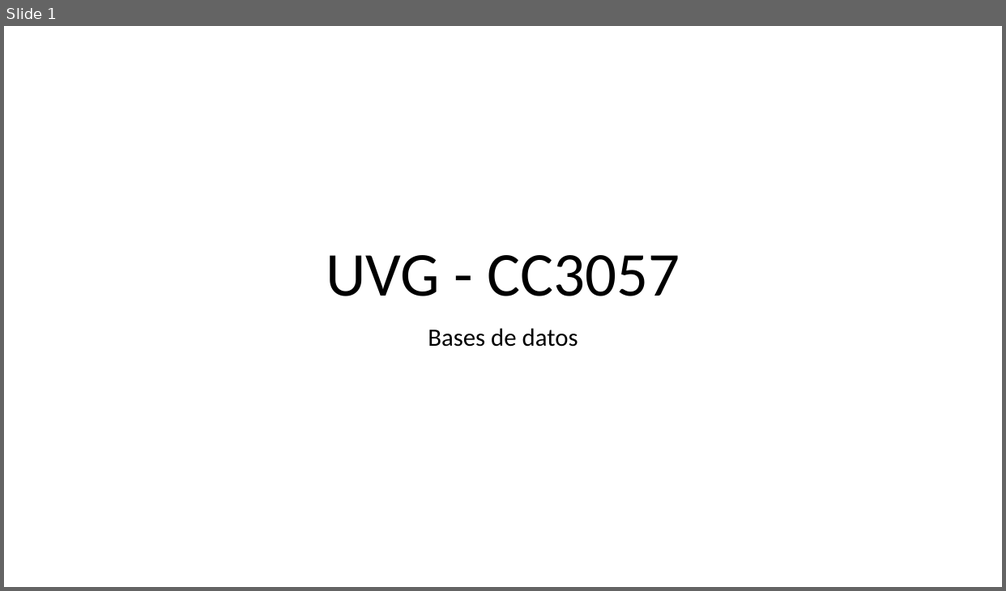
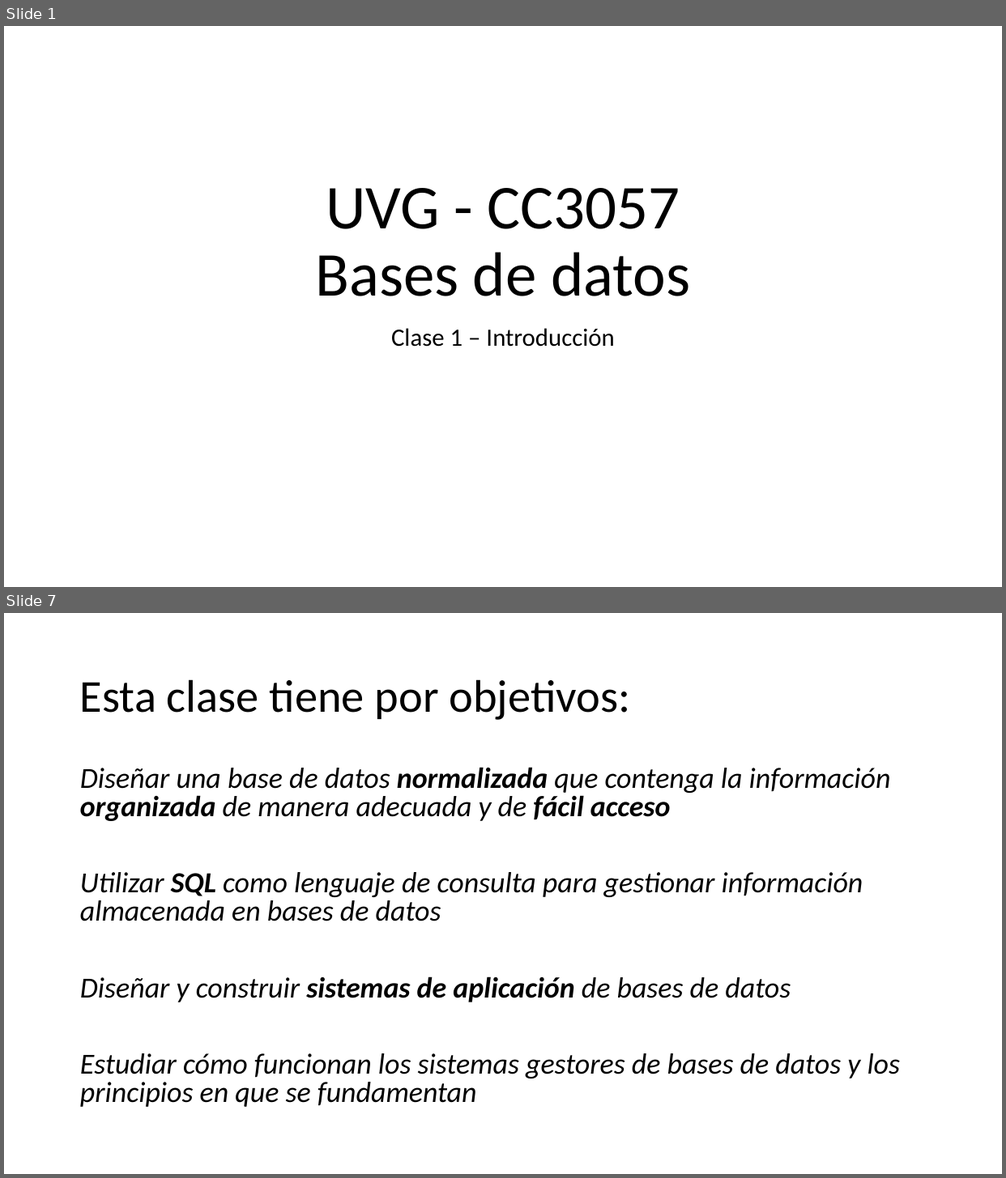
Before and after one commit to hectorh30/cc3057-2017, a slide deck: clases/clase1-introduccion/clase1.pptx. Shown one above the other, each under a label of ours: slide 1 before the commit, slides 1 and 7 after it; the slides between them are not shown. The pictures are 1006x591 and 1006x1178 pixels, drawn with LibreOffice and Linux fonts; fonts in the diff are those of the drawing. Boxes give left, top, right and bottom in pixels: in the first picture for what was removed or moved away, otherwise in the second. Text is boxed around its words. In the diff, an @@ line names an element or a change of style, - is before the commit and + after.

```diff
--- a/clases/clase1-introduccion/clase1.pptx
+++ b/clases/clase1-introduccion/clase1.pptx
@@ slide 7 added at bbox=[4, 613, 1002, 1174], background #FFFFFF @@
@@ title added at bbox=[80, 679, 630, 720], 44 pt, text #000000 @@
+Esta clase tiene por objetivos:
@@ text added at bbox=[80, 767, 901, 1107], 28 pt, text #000000, italic @@
+Diseñar una base de datos normalizada que contenga la información organizada de manera adecuada y de fácil acceso
+Utilizar SQL como lenguaje de consulta para gestionar información almacenada en bases de datos
+Diseñar y construir sistemas de aplicación de bases de datos
+Estudiar cómo funcionan los sistemas gestores de bases de datos y los principios en que se fundamentan
@@ slide 1 changed as well @@
@@ title at bbox=[315, 188, 690, 297]: text changed @@
-UVG - CC3057
+UVG - CC3057
+Bases de datos
@@ subtitle at bbox=[391, 328, 614, 347]: text changed @@
-Bases de datos
+Clase 1 – Introducción
```
Also in this commit, not shown: 22 other slides added.
